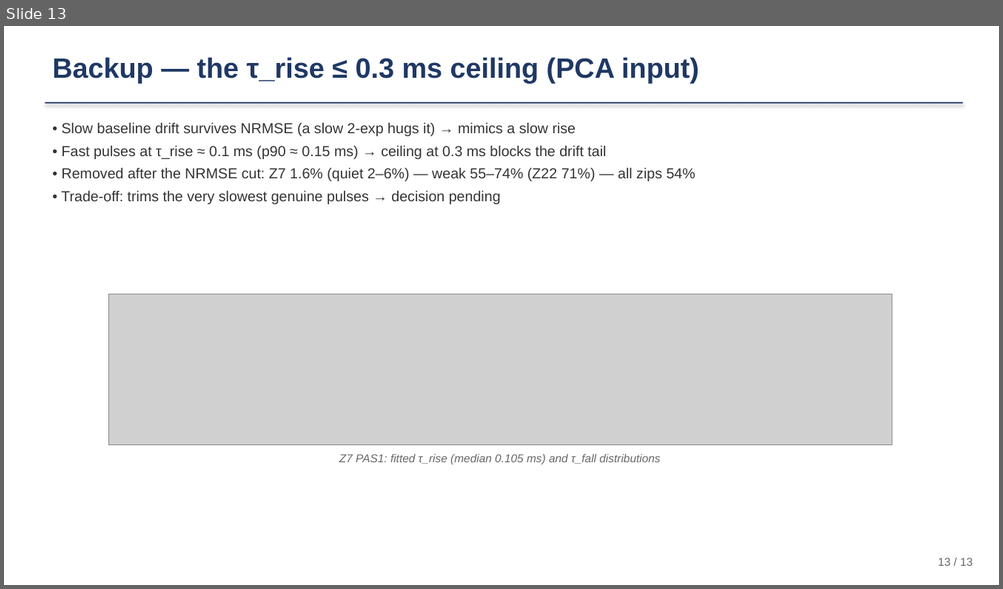
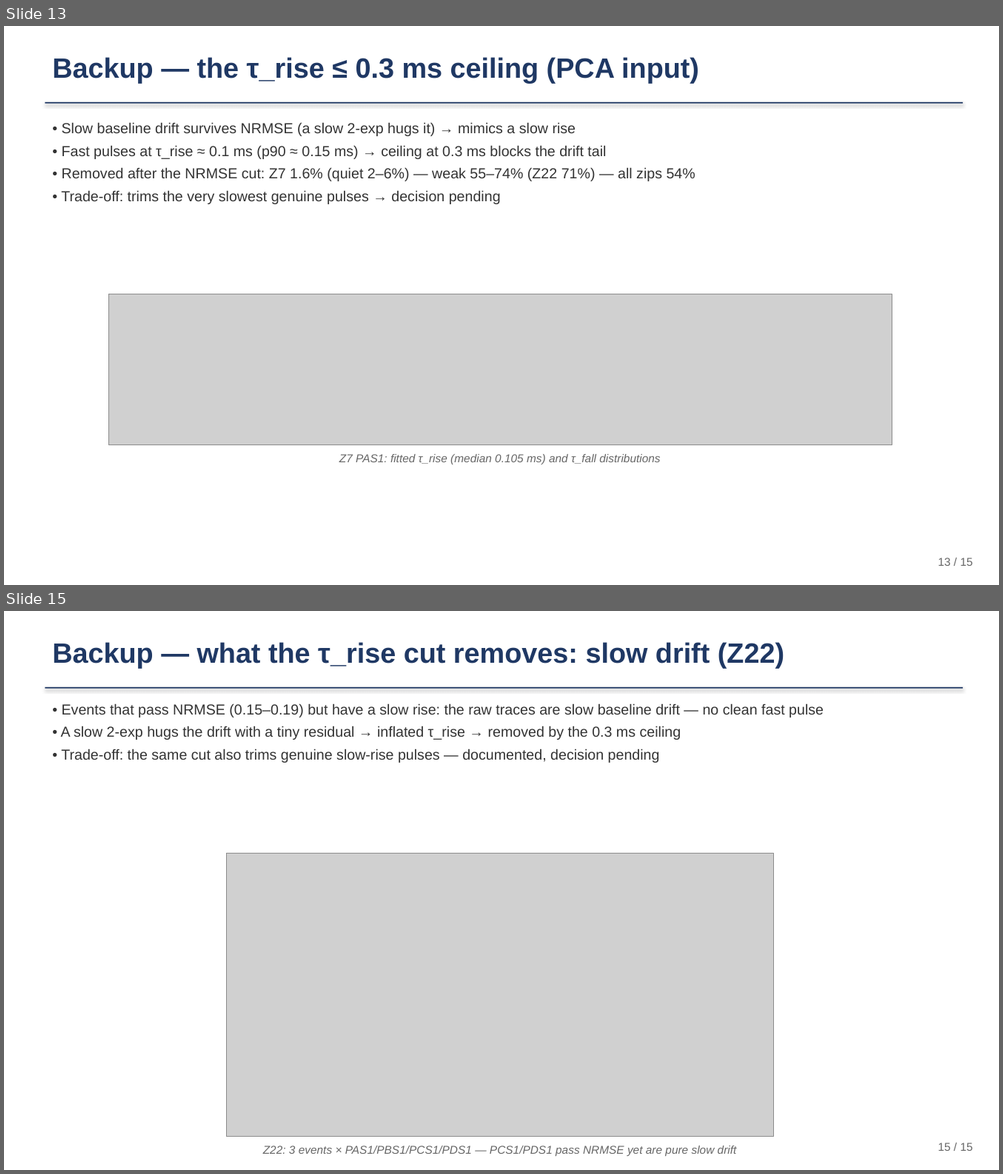
Before and after one commit to ZhihengLi0/urop, a slide deck: snolab/presentation/SNOLAB_R4_pulse_templates_20260715.pptx. Shown one above the other, each under a label of ours: slide 13 before the commit, slides 13 and 15 after it; the slides between them are not shown. The pictures are 1003x589 and 1003x1174 pixels, drawn with LibreOffice and Linux fonts; fonts in the diff are those of the drawing; grey boxes stand for pictures. Boxes give left, top, right and bottom in pixels: in the first picture for what was removed or moved away, otherwise in the second. Text is boxed around its words. In the diff, an @@ line names an element or a change of style, - is before the commit and + after.

```diff
--- a/snolab/presentation/SNOLAB_R4_pulse_templates_20260715.pptx
+++ b/snolab/presentation/SNOLAB_R4_pulse_templates_20260715.pptx
@@ slide 15 added at [4, 611, 999, 1170], background #FFFFFF @@
@@ text added at [52, 642, 784, 669], 27 pt, text #1F3864, bold @@
+Backup — what the τ_rise cut removes: slow drift (Z22)
@@ rectangle added at [45, 687, 963, 689], fill #1F3864 @@
@@ text added at [61, 703, 823, 763], 14 pt, text #333333 @@
+• Events that pass NRMSE (0.15–0.19) but have a slow rise: the raw traces are slow baseline drift — no clean fast pulse
+• A slow 2-exp hugs the drift with a tiny residual → inflated τ_rise → removed by the 0.3 ms ceiling
+• Trade-off: the same cut also trims genuine slow-rise pulses — documented, decision pending
@@ picture added at [227, 854, 774, 1137] @@
@@ text added at [938, 1143, 973, 1151], 11 pt, text #666666 @@
+15 / 15
@@ text added at [263, 1146, 737, 1156], 11 pt, text #666666, italic @@
+Z22: 3 events × PAS1/PBS1/PCS1/PDS1 — PCS1/PDS1 pass NRMSE yet are pure slow drift
@@ slide 13 changed as well @@
@@ text at [938, 558, 973, 566]: text changed @@
-13 / 13
+13 / 15
```
Also in this commit, not shown: 11 other slides changed, 1 other slide added, 9 other files.
